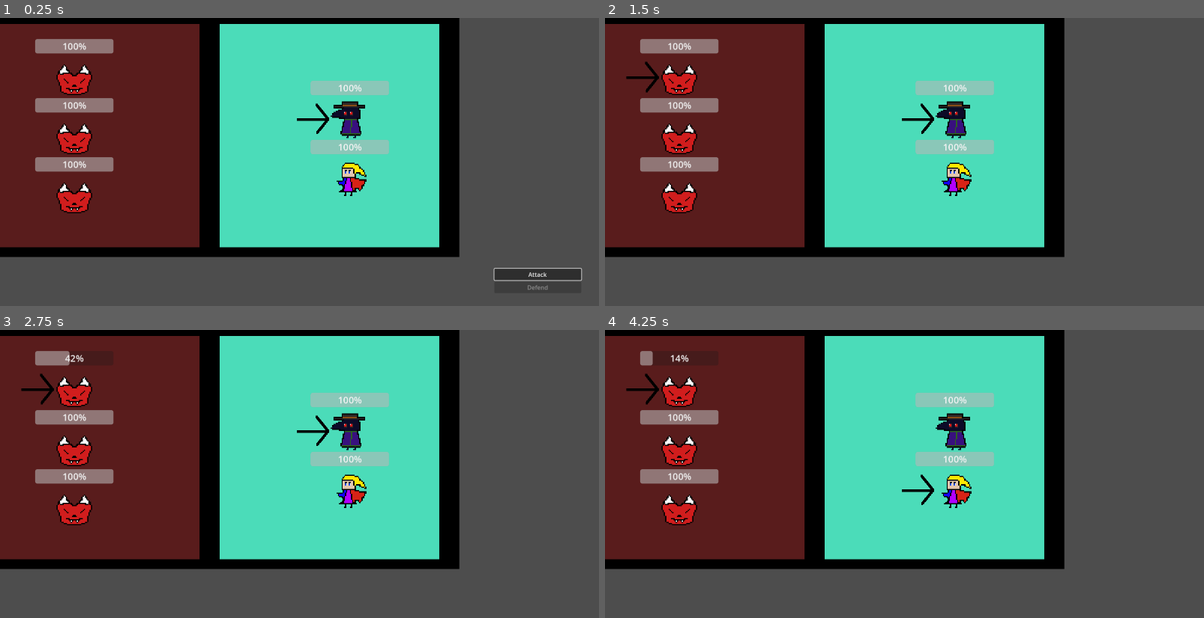
Above: before the commit, frames 1-4 (two rows, left to right).
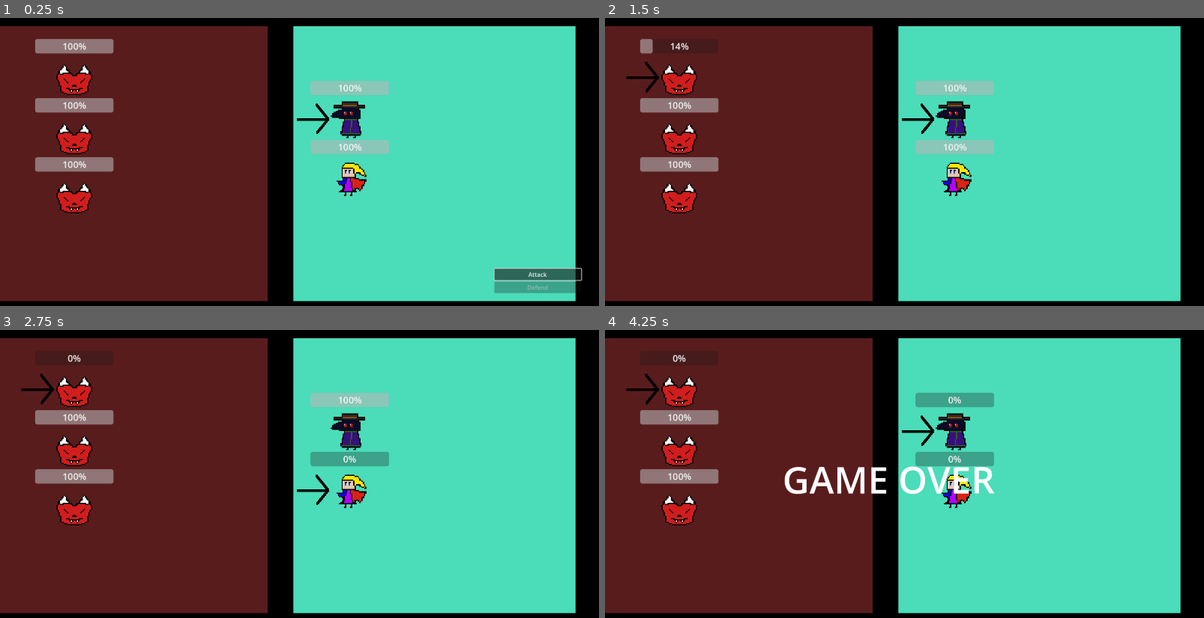
Above: after the commit, the same moments.

Repository: CSC-3380-Fall-2026/Team-8
Game: Godot game, scene res://Scenes/battle_scene.tscn
Same seed, same stepped clock (60 frames per second), same inputs: the game is played once before the commit and once after it. This scene is started directly instead of the project's main scene.
Inputs (mouse positions are in pixels of both pictures, inside the frame that each line leads up to):
- Up to frame 1 (0.25 s): no input
- Up to frame 2 (1.5 s): click "Attack" at 0.5 s; tap Enter (ui_accept) at 1.25, 1.35 s; move the mouse to (1036, 147) at 1.27 s; hold Right (ui_right) from 1.28 s (still down); click (1036, 147) at 1.42 s
- Up to frame 3 (2.75 s): keep holding Right (ui_right); tap Enter (ui_accept) at 1.52, 1.82, 2.27, 2.3, 2.57 s; move the mouse to (179, 488) at 2.02 s; click (179, 488) at 2.1 s
- Up to frame 4 (4.25 s): move the mouse to (964, 410) at 2.77 s; release Right (ui_right) at 2.78 s; hold Left (ui_left) 2.78-3.53 s; hold Mouse wheel down (scroll_down) 2.78-3.53 s; tap Enter (ui_accept) at 3.05, 3.77, 3.8, 4.07 s; move the mouse to (874, 531) at 3.52 s; hold Right (ui_right) from 3.53 s (still down); tap Mouse wheel up (scroll_up) at 3.6 s; click (874, 531) at 3.67 s

The runs differ from the first frame. In frame 1, 54% of the frame differs, in the area x 0-100%, y 0-100%; in frame 2, 55%; in frame 3, 55%; in frame 4, 57%.

Commit message:
Added Lose Condition
Added a label that appears on the screen when all player hp values reach 0.

Also did some restructuring and bug fixing on the flow of player and enemy turns to be more in line with expected designs.

Diff:
--- a/team-8-main/Scenes/battle_scene.tscn
+++ b/team-8-main/Scenes/battle_scene.tscn
@@ -9,8 +9,8 @@
 [node name="TextureRect" type="TextureRect" parent="."]
 offset_left = -108.0
 offset_top = -10.0
-offset_right = 1242.0
-offset_bottom = 647.0
+offset_right = 1626.0
+offset_bottom = 799.0
 texture = ExtResource("1_hdvqd")
 expand_mode = 1
 
@@ -44,5 +44,16 @@
 disabled = true
 text = "Defend"
 
+[node name="GameOverLabel" type="Label" parent="CanvasLayer"]
+visible = false
+offset_left = 480.0
+offset_top = 281.0
+offset_right = 1054.0
+offset_bottom = 528.0
+theme_override_font_sizes/font_size = 100
+text = "GAME OVER"
+horizontal_alignment = 1
+vertical_alignment = 1
+
 [connection signal="next_player" from="EnemyGroup" to="PlayerGroup" method="_on_enemy_group_next_player"]
 [connection signal="pressed" from="CanvasLayer/Choice/Attack" to="EnemyGroup" method="_on_attack_pressed"]
--- a/team-8-main/Scripts/enemy_group.gd
+++ b/team-8-main/Scripts/enemy_group.gd
@@ -4,20 +4,28 @@
 var action_queue: Array = []
 var is_battling: bool = false
 var index: int = 0
+var battle_over := false
 
 signal next_player
 @onready var choice: VBoxContainer = $"../CanvasLayer/Choice"
 
 @onready var player_group = $"../PlayerGroup"
 
+@onready var game_over_label = $"../CanvasLayer/GameOverLabel"
+
 func _ready():
 	enemies = get_children()
+
+	player_group.all_players_finished.connect(enemy_turn)
+
 	for i in enemies.size():
 		enemies[i].position = Vector2(0, i*160)
 
 	show_choice()
 
 func _process(_delta):
+	if battle_over:
+			return
 	if not choice.visible:
 		if Input.is_action_just_pressed("ui_up"):
 			if index > 0:
@@ -28,12 +36,28 @@
 				index += 1
 				switch_focus(index, index - 1)
 		if Input.is_action_just_pressed("ui_accept"):
-			action_queue.push_back(index)
-			emit_signal("next_player")
+			if enemies[index].health <= 0:
+				return
+
+			_attack_enemy(index)
 
 	if action_queue.size() == enemies.size() and not is_battling:
 		is_battling = true
 		_action(action_queue)
+
+
+func _attack_enemy(enemy_index):
+
+	enemies[enemy_index].take_damage(3)
+
+	if all_enemies_defeated():
+		print("Victory!")
+		return
+
+
+	await get_tree().create_timer(1).timeout
+
+	player_group.finish_current_player()
 
 func _action(stack):
 
@@ -53,26 +77,45 @@
 	show_choice()
 
 func enemy_turn():
+
 	for enemy in enemies:
 
-		if not enemy.is_alive():
+		if enemy.health <= 0:
 			continue
 
-
-		var alive_players = []
+		var living_players = []
 
 		for player in player_group.players:
 			if player.is_alive():
-				alive_players.append(player)
+				living_players.append(player)
+		if living_players.is_empty():
+			return
+		var target = living_players.pick_random()
 
-		if alive_players.is_empty():
+		target.take_damage(5)
+
+		if all_players_defeated():
+			game_over()
 			return
 
-		var target = alive_players.pick_random()
 
-		target.take_damage(1)
+
 
 		await get_tree().create_timer(1).timeout
+
+
+		for player in player_group.players:
+			player.unfocus()
+
+		for i in range(player_group.players.size()):
+			if player_group.players[i].health > 0:
+				player_group.index = i
+				player_group.players[i].focus()
+				break
+
+
+
+	show_choice()
 
 
 
@@ -106,3 +149,21 @@
 			return false
 
 	return true
+
+func all_players_defeated() -> bool:
+	for player in player_group.players:
+		if player.health > 0:
+			return false
+
+	return true
+
+func game_over():
+
+	battle_over = true
+
+	print("GAME OVER FUNCTION CALLED")
+	game_over_label.show()
+
+	choice.hide()
+
+	print("Game Over")
--- a/team-8-main/Scripts/player_group.gd
+++ b/team-8-main/Scripts/player_group.gd
@@ -2,6 +2,10 @@
 
 var players:Array = []
 var index : int = 0
+
+
+signal all_players_finished
+
 
 func _ready():
 	players = get_children()
@@ -9,16 +13,25 @@
 	for i in players.size():
 		players[i].position = Vector2(0,i*160)
 
-#Ignore this comment
+func current_player():
+	return players[index]
 
-func _on_enemy_group_next_player() -> void:
-	if index < players.size() - 1:
+
+
+
+
+func finish_current_player():
+	var old_index = index
+
+	while index < players.size() - 1:
 		index += 1
-		switch_focus(index, index- 1)
+		if players[index].health > 0:
+			switch_focus(index, old_index)
+			$"../EnemyGroup".show_choice()
+			return
+	all_players_finished.emit()
 
-	else:
-		index = 0
-		switch_focus(index, players.size() - 1 )
+
 
 func switch_focus(x,y):
 	players[x].focus()
